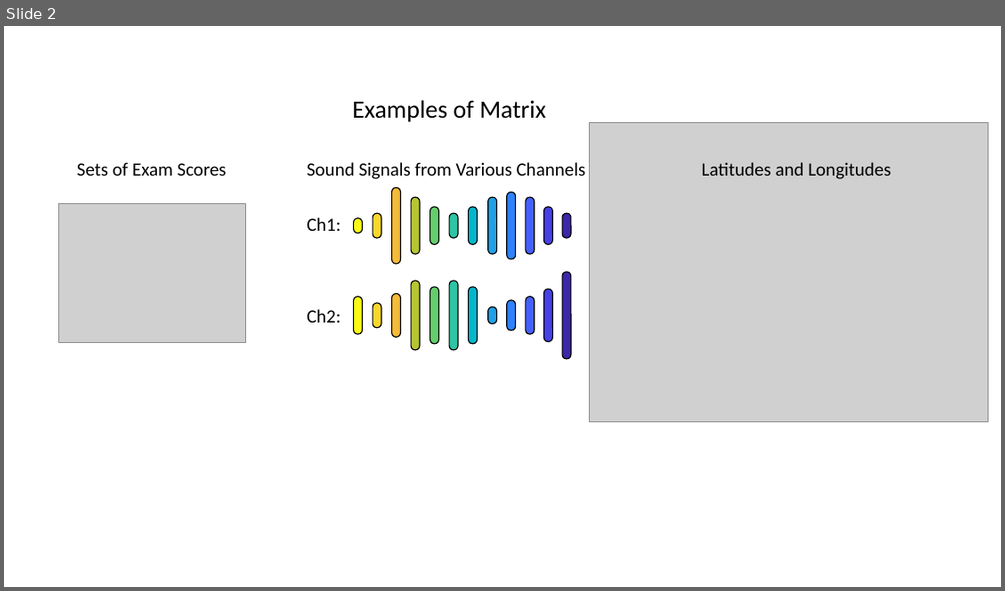
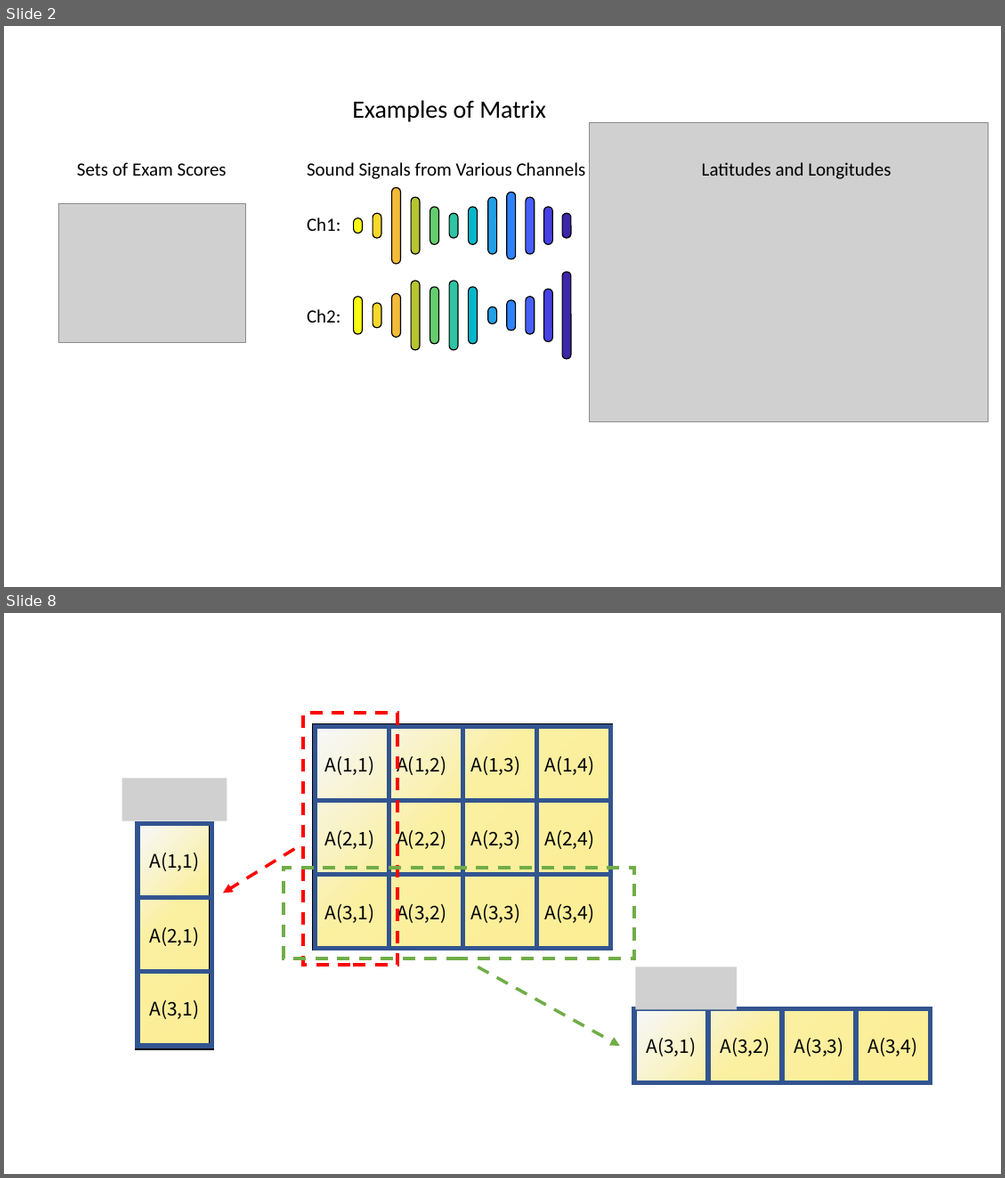
Before and after one commit to answeredbyablemind/answeredbyablemind.github.io, a slide deck: Wikidocs/pics_for_matrix.pptx. Shown one above the other, each under a label of ours: slide 2 before the commit, slides 2 and 8 after it; the slides between them are not shown. The pictures are 1005x591 and 1005x1178 pixels, drawn with LibreOffice and Linux fonts; fonts in the diff are those of the drawing; grey boxes stand for pictures. Boxes give left, top, right and bottom in pixels: in the first picture for what was removed or moved away, otherwise in the second. Text is boxed around its words. In the diff, an @@ line names an element or a change of style, - is before the commit and + after.

```diff
--- a/Wikidocs/pics_for_matrix.pptx
+++ b/Wikidocs/pics_for_matrix.pptx
@@ slide 8 added at [4,613,1001,1174], background #FFFFFF @@
@@ rectangle added at [303,713,397,965], outline #FF0000 3 pt dashed @@
@@ rectangle added at [315,726,610,949], fill gradient #F6F8FC to #FBEFA0 to #FCEE94, outline #000000 4.5 pt @@
@@ table added at [315,727,607,949], 3 rows, 4 columns @@
+A(1,1) | A(1,2) | A(1,3) | A(1,4)
+A(2,1) | A(2,2) | A(2,3) | A(2,4)
+A(3,1) | A(3,2) | A(3,3) | A(3,4)
@@ picture added at [122,779,226,821] @@
@@ rectangle added at [138,824,211,1047], fill gradient #F6F8FC to #FBEFA0 to #FCEE94, outline #000000 4.5 pt @@
@@ rectangle added at [138,824,212,898], outline #325491 4.5 pt @@
@@ text added at [149,852,199,871], 18 pt, text #000000 @@
+A(1,1)
@@ arrow added from (294, 849) to (223, 892), #FF0000 3 pt dashed @@
@@ rectangle added at [283,868,634,957], outline #70AD47 3 pt dashed @@
@@ group added at [316,727,610,949]: 12 rectangles @@
@@ rectangle added at [138,898,212,972], outline #325491 4.5 pt @@
@@ text added at [149,927,199,946], 18 pt, text #000000 @@
+A(2,1)
@@ rectangle added at [138,972,212,1046], outline #325491 4.5 pt @@
@@ arrow added from (478, 966) to (620, 1046), #70AD47 3 pt dashed @@
@@ picture added at [636,966,736,1009] @@
@@ text added at [149,1000,199,1019], 18 pt, text #000000 @@
+A(3,1)
@@ group added at [634,1008,930,1083]: 5 rectangles, 4 texts @@
+A(3,1)
+A(3,2)
+A(3,3)
+A(3,4)
```
Also in this commit, not shown: 2 slides changed, 8 other slides added, 1 other file.
